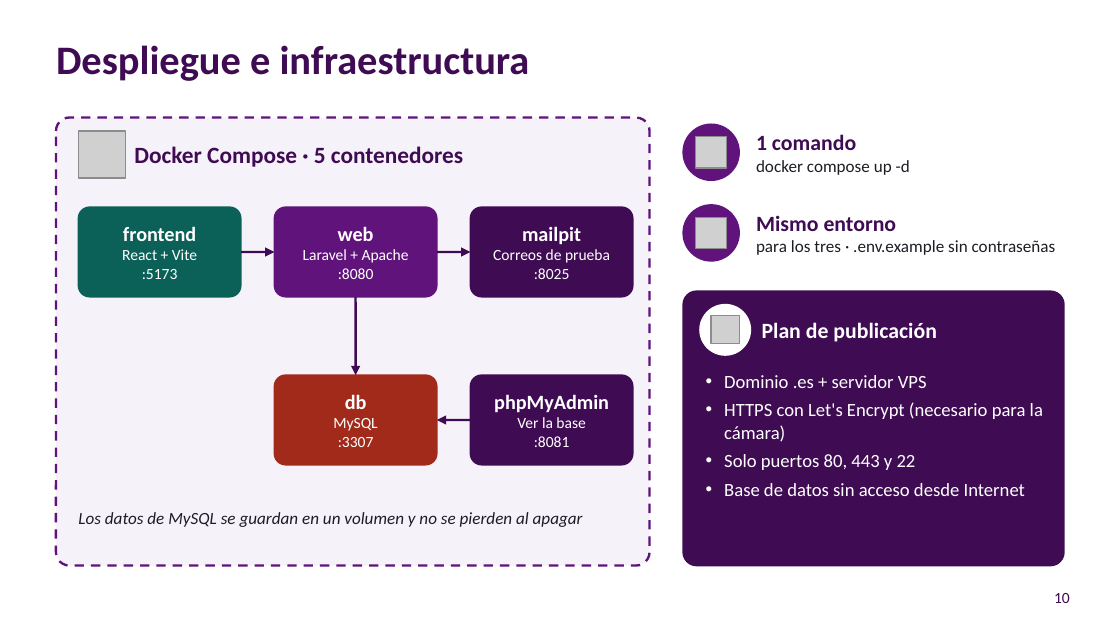
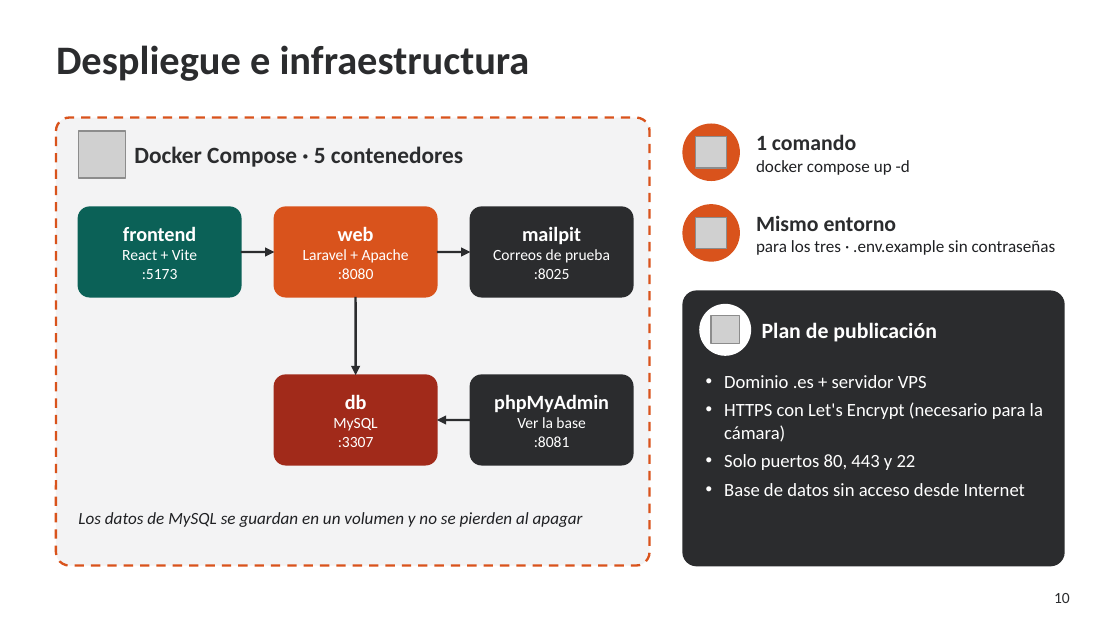
Before and after one commit to pablopedron/SABITECH, a slide deck: slide 10 of documents/Presentacion/07_2_DAW_Intermodular_1Evaluacion_SABITECH_WEB_Presentacion.pptx. Drawn at 1120x630 pixels with LibreOffice and Linux fonts; fonts in the diff are those of the drawing; grey boxes stand for pictures; background and template pictures are left out. Boxes give left, top, right and bottom in pixels: in the first picture for what was removed or moved away, otherwise in the second. Text is boxed around its words. In the diff, an @@ line names an element or a change of style, - is before the commit and + after.

```diff
--- a/documents/Presentacion/07_2_DAW_Intermodular_1Evaluacion_SABITECH_WEB_Presentacion.pptx
+++ b/documents/Presentacion/07_2_DAW_Intermodular_1Evaluacion_SABITECH_WEB_Presentacion.pptx
@@ rounded rectangle at box(56, 118, 650, 566): fill #F6F2F9 to #F3F3F4; outline #5F137B 1.5 pt dashed to #D9531C 1.5 pt dashed @@
@@ text "1 comando" at box(756, 134, 910, 175): text colour #3F0B53 to #2B2C2E in "1 comando"; text colour #1F1B24 to #1F2023 in "docker compose up -d" @@
@@ fill #5F137B to #D9531C; outline #5F137B 1 pt to #D9531C 1 pt in 3 elements at box(274, 207, 437, 297), box(683, 124, 739, 180), box(683, 205, 739, 261) @@
@@ text "Mismo entorno" at box(756, 215, 1056, 255): text colour #3F0B53 to #2B2C2E in "Mismo entorno"; text colour #1F1B24 to #1F2023 in "para los tres · .env.example sin contraseñas" @@
@@ arrow (241, 252) - (274, 252): stroke #3F0B53 1.5 pt to #2B2C2E 1.5 pt @@
@@ arrow (437, 252) - (470, 252): stroke #3F0B53 1.5 pt to #2B2C2E 1.5 pt @@
@@ arrow (355, 297) - (355, 375): stroke #3F0B53 1.5 pt to #2B2C2E 1.5 pt @@
@@ fill #3F0B53 to #2B2C2E; outline #3F0B53 1 pt to #2B2C2E 1 pt in 3 elements at box(470, 207, 633, 297), box(470, 375, 633, 465), box(683, 291, 1064, 566) @@
@@ arrow (437, 420) - (470, 420): stroke #3F0B53 1.5 pt to #2B2C2E 1.5 pt @@
@@ text colour #3F0B53 to #2B2C2E in 3 elements at box(56, 45, 530, 81), box(134, 146, 463, 167), box(1054, 593, 1070, 603) @@
```
Also in this commit, not shown: 14 other slides changed.
